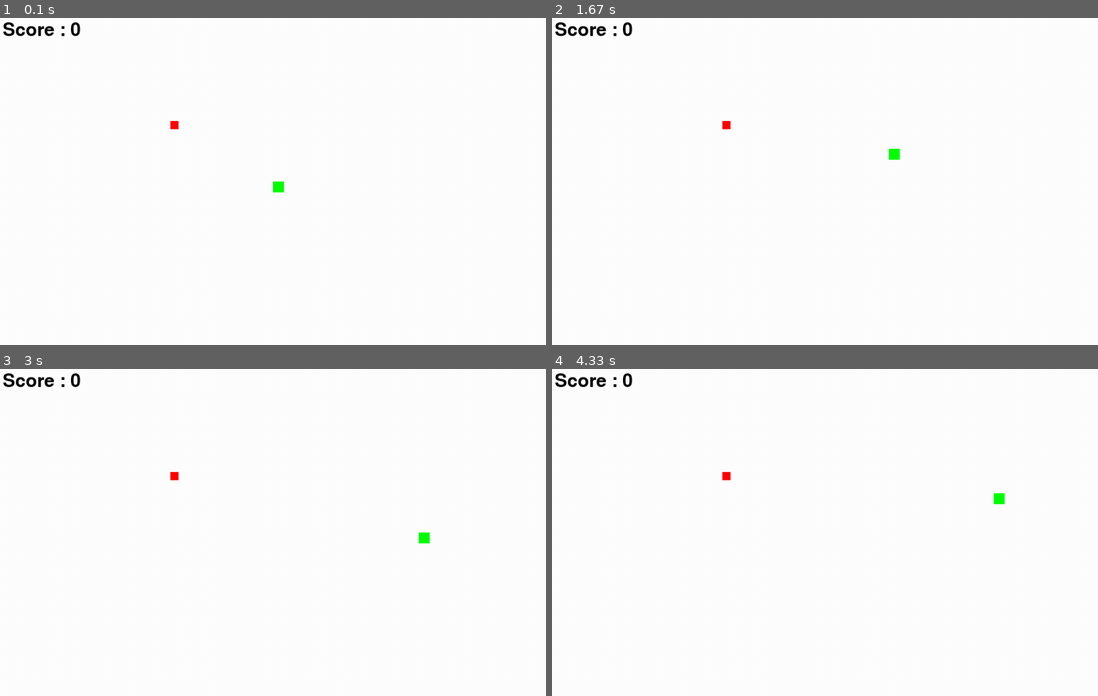
Above: before the commit, frames 1-4 (two rows, left to right).
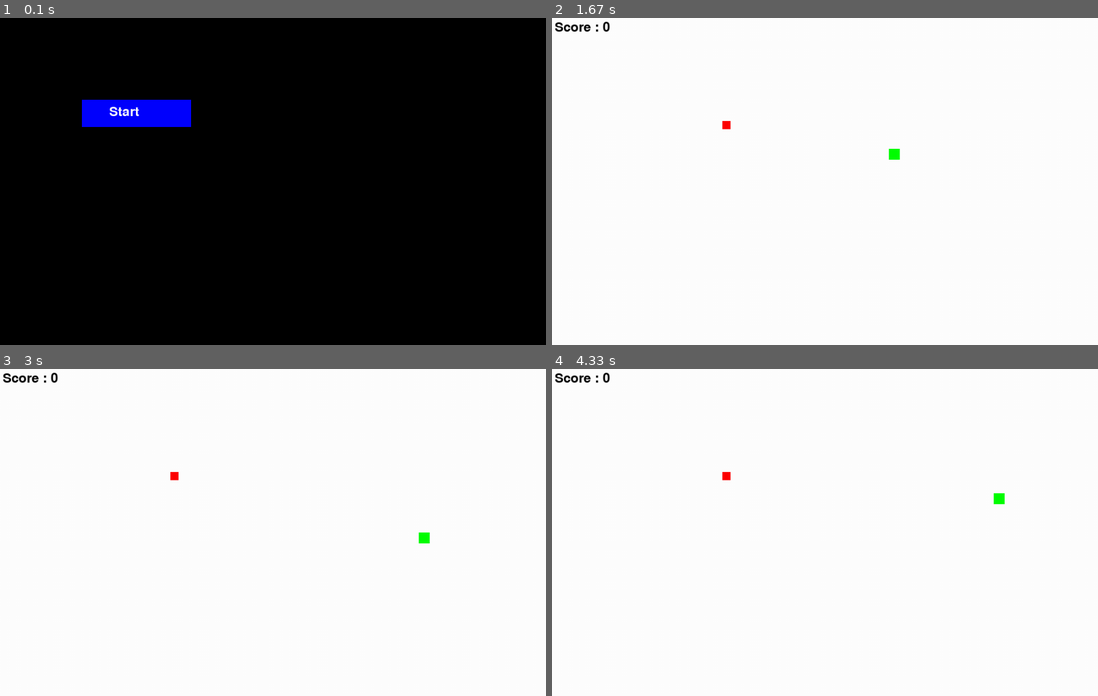
Above: after the commit, the same moments.

Repository: aniTech-addict/snake_pygame
Game: pygame game, started from snake.py
Same seed, same stepped clock (60 frames per second), same inputs: the game is played once before the commit and once after it.
Inputs (mouse positions are in pixels of both pictures, inside the frame that each line leads up to):
- Up to frame 1 (0.1 s): no input
- Up to frame 2 (1.67 s): click (688, 112) at 0.38 s, where only the run after the commit has a clickable "Start"; hold D 0.67-1.13 s; hold W 1.17-1.47 s; hold D from 1.5 s (still down)
- Up to frame 3 (3 s): release D at 1.97 s; hold S 2.57-2.87 s; hold A from 2.9 s (still down)
- Up to frame 4 (4.33 s): release A at 3.3 s; hold W 3.33-3.7 s; hold D from 3.73 s (still down)

The runs differ from the first frame. In frame 1, 100% of the frame differs, in the area x 0-100%, y 0-100%; in frame 2, 0.3%; in frame 3, 0.3%; in frame 4, 0.3%.

Commit message:
Start Button Functionality implemented

Diff:
--- a/snake.py
+++ b/snake.py
@@ -34,118 +34,145 @@
 snake_len = 1
 paused = False
 direction = "o"
+run_game=False
 def plot_body(gameWindow, color, snake_list):
     for x, y in snake_list:
         pygame.draw.rect(gameWindow, color, [x, y, SIZE, SIZE], SIZE)
 
+# Button Properties
+button_rect = pygame.Rect(150, 150, 200, 50)  # x, y, width, height
+font = pygame.font.Font(None, 36)  # Default font, size 36
+button_text = font.render("Start", True, "white")
+
 while not exit_game:
+    if not run_game:
+        mouse_x, mouse_y = pygame.mouse.get_pos()
 
+        # Check if mouse is over button
+        if button_rect.collidepoint(mouse_x, mouse_y):
+            pygame.draw.rect(gameWindow, "blue", button_rect)  # Darker color on hover
+        else:
+            pygame.draw.rect(gameWindow, "blue", button_rect)
+
+        # Draw button text
+        gameWindow.blit(button_text, (button_rect.x + 50, button_rect.y + 10))
+        pygame.display.flip()
+    # Event handling
     for event in pygame.event.get():
-        # Quit event
         if event.type == pygame.QUIT:
-            exit_game = True
+            running = False
 
-        if event.type == pygame.KEYDOWN:
-            if event.key == pygame.K_p:  # Press 'P' to toggle pause
-                paused = not paused
-                while paused:
-                    gameWindow.fill("black")
-                    text_screen("Game Paused", "white", gameWindow.get_width() / 2, gameWindow.get_height() / 2)
-                    pygame.display.update()
-                    for event in pygame.event.get():
-                        if event.type == pygame.KEYDOWN:
-                            if event.key == pygame.K_p:
-                                paused = False
+        if event.type == pygame.MOUSEBUTTONDOWN:  # Detect mouse click
+            if button_rect.collidepoint(event.pos):  # Check if clicked inside button
+                print("Button Clicked!")
+                run_game=True
+    if run_game:
+        for event in pygame.event.get():
+            # Quit event
+            if event.type == pygame.QUIT:
+                exit_game = True
 
-        # Border-collision
-        if (snake_pos.x > 1000 or snake_pos.x < 0) or (snake_pos.y > 600 or snake_pos.y < 0):
-            while not exit_game:
-                    text_screen("Game Over", "red", gameWindow.get_width() / 2, gameWindow.get_height() / 2)
-                    text_screen("Score : "+str(score),"black",gameWindow.get_width()/2,gameWindow.get_height()/2+50)
-                    pygame.display.update()
-                    pygame.time.delay(5000)
-                    exit_game = True
+            if event.type == pygame.KEYDOWN:
+                if event.key == pygame.K_p:  # Press 'P' to toggle pause
+                    paused = not paused
+                    while paused:
+                        gameWindow.fill("black")
+                        text_screen("Game Paused", "white", gameWindow.get_width() / 2, gameWindow.get_height() / 2)
+                        pygame.display.update()
+                        for event in pygame.event.get():
+                            if event.type == pygame.KEYDOWN:
+                                if event.key == pygame.K_p:
+                                    paused = False
 
-    gameWindow.fill("white")
+            # Border-collision
+            if (snake_pos.x > 1000 or snake_pos.x < 0) or (snake_pos.y > 600 or snake_pos.y < 0):
+                while not exit_game:
+                        text_screen("Game Over", "red", gameWindow.get_width() / 2, gameWindow.get_height() / 2)
+                        text_screen("Score : "+str(score),"black",gameWindow.get_width()/2,gameWindow.get_height()/2+50)
+                        pygame.display.update()
+                        pygame.time.delay(5000)
+                        exit_game = True
 
-    pygame.draw.rect(gameWindow, "black", [snake_pos.x, snake_pos.y, SIZE, SIZE], SIZE)
-    pygame.draw.rect(gameWindow, "red", [food_pos.x, food_pos.y, food_size, food_size], food_size)
+        gameWindow.fill("white")
 
-    # Update Snake Body
-    snake_head = (snake_pos.x, snake_pos.y)  # Get the current head position
-    snake_list.append(snake_head)  # Add the new head position to the snake list
+        pygame.draw.rect(gameWindow, "black", [snake_pos.x, snake_pos.y, SIZE, SIZE], SIZE)
+        pygame.draw.rect(gameWindow, "red", [food_pos.x, food_pos.y, food_size, food_size], food_size)
 
-    # Maintain the length of the snake
-    if len(snake_list) > snake_len:
-        del snake_list[0]  # Remove the oldest segment if the snake is longer than its length
+        # Update Snake Body
+        snake_head = (snake_pos.x, snake_pos.y)  # Get the current head position
+        snake_list.append(snake_head)  # Add the new head position to the snake list
+
+        # Maintain the length of the snake
+        if len(snake_list) > snake_len:
+            del snake_list[0]  # Remove the oldest segment if the snake is longer than its length
 
 
-    # Maintain the length of the snake
-    if len(snake_list) > snake_len:
-        del snake_list[0]  # Remove the oldest segment if the snake is longer than its length
+        # Maintain the length of the snake
+        if len(snake_list) > snake_len:
+            del snake_list[0]  # Remove the oldest segment if the snake is longer than its length
 
-    # Food Creation
-    if (abs(snake_pos.x - food_pos.x) < 10) and (abs(snake_pos.y - food_pos.y) < 10):
-        food_pos = pygame.Vector2(random.randint(20, int(gameWindow.get_width() - 100)),
-                                   random.randint(20, int(gameWindow.get_height() - 100)))
-        pygame.draw.rect(gameWindow, "red", [food_pos.x, food_pos.y, SIZE, SIZE], SIZE)
-        print("Score : " + str(score))
+        # Food Creation
+        if (abs(snake_pos.x - food_pos.x) < 10) and (abs(snake_pos.y - food_pos.y) < 10):
+            food_pos = pygame.Vector2(random.randint(20, int(gameWindow.get_width() - 100)),
+                                    random.randint(20, int(gameWindow.get_height() - 100)))
+            pygame.draw.rect(gameWindow, "red", [food_pos.x, food_pos.y, SIZE, SIZE], SIZE)
+            print("Score : " + str(score))
 
-        score += 1
-        snake_len += 5
-        if score % 5 == 0 and VELOCITY < 10:  # Limit maximum speed
-            VELOCITY += 1 # Increase the speed of the snake with every 7 points
-        plot_body(gameWindow, "green", snake_list)
+            score += 1
+            snake_len += 5
+            if score % 5 == 0 and VELOCITY < 10:  # Limit maximum speed
+                VELOCITY += 1 # Increase the speed of the snake with every 7 points
+            plot_body(gameWindow, "green", snake_list)
 
-    #snake-body collision detection
-    for (x, y) in snake_list[:-1]:
-        if (x == snake_pos.x and y == snake_pos.y):
-            game_over = True
-            print("game over")
-            if(game_over):
-                while not exit_game:
-                    gameWindow.fill("white")
-                    text_screen("Game Over", "red", gameWindow.get_width() / 2, gameWindow.get_height() / 2)
-                    text_screen("Score : "+str(score),"black",gameWindow.get_width()/2,gameWindow.get_height()/2+50)
-                    pygame.display.update()
-                    pygame.time.delay(5000)
-                    exit_game = True
+        #snake-body collision detection
+        for (x, y) in snake_list[:-1]:
+            if (x == snake_pos.x and y == snake_pos.y):
+                game_over = True
+                print("game over")
+                if(game_over):
+                    while not exit_game:
+                        gameWindow.fill("white")
+                        text_screen("Game Over", "red", gameWindow.get_width() / 2, gameWindow.get_height() / 2)
+                        text_screen("Score : "+str(score),"black",gameWindow.get_width()/2,gameWindow.get_height()/2+50)
+                        pygame.display.update()
+                        pygame.time.delay(5000)
+                        exit_game = True
 
 
-            #delay exit by 5 seconds
+                #delay exit by 5 seconds
 
 
 
 
-    text_screen("Score : " + str(score), "black", 5, 5)
+        text_screen("Score : " + str(score), "black", 5, 5)
 
 
-    keys = pygame.key.get_pressed()
+        keys = pygame.key.get_pressed()
 
-    if keys[pygame.K_w] and direction!="y"  : #Prevent movement in reverse direction
-        velocity_y = -VELOCITY
-        velocity_x = 0
-        direction = "y"
+        if keys[pygame.K_w] and direction!="y"  : #Prevent movement in reverse direction
+            velocity_y = -VELOCITY
+            velocity_x = 0
+            direction = "y"
 
-    if keys[pygame.K_s] and direction!="y": #Prevent movement in reverse direction
-        velocity_y = VELOCITY
-        velocity_x = 0
-        direction = "y"
+        if keys[pygame.K_s] and direction!="y": #Prevent movement in reverse direction
+            velocity_y = VELOCITY
+            velocity_x = 0
+            direction = "y"
 
-    if keys[pygame.K_a] and direction!="x": #Prevent movement in reverse direction
-        velocity_x = -VELOCITY
-        velocity_y = 0
-        direction = "x"
+        if keys[pygame.K_a] and direction!="x": #Prevent movement in reverse direction
+            velocity_x = -VELOCITY
+            velocity_y = 0
+            direction = "x"
 
-    if keys[pygame.K_d] and direction!="x": #Prevent movement in reverse direction
-        velocity_x = VELOCITY
-        velocity_y = 0
-        direction = "x"
+        if keys[pygame.K_d] and direction!="x": #Prevent movement in reverse direction
+            velocity_x = VELOCITY
+            velocity_y = 0
+            direction = "x"
 
-    snake_pos.x += velocity_x
-    snake_pos.y += velocity_y
+        snake_pos.x += velocity_x
+        snake_pos.y += velocity_y
 
-    plot_body(gameWindow, "green", snake_list)  # Draw the snake body
+        plot_body(gameWindow, "green", snake_list)  # Draw the snake body
 
     pygame.display.flip()
 
